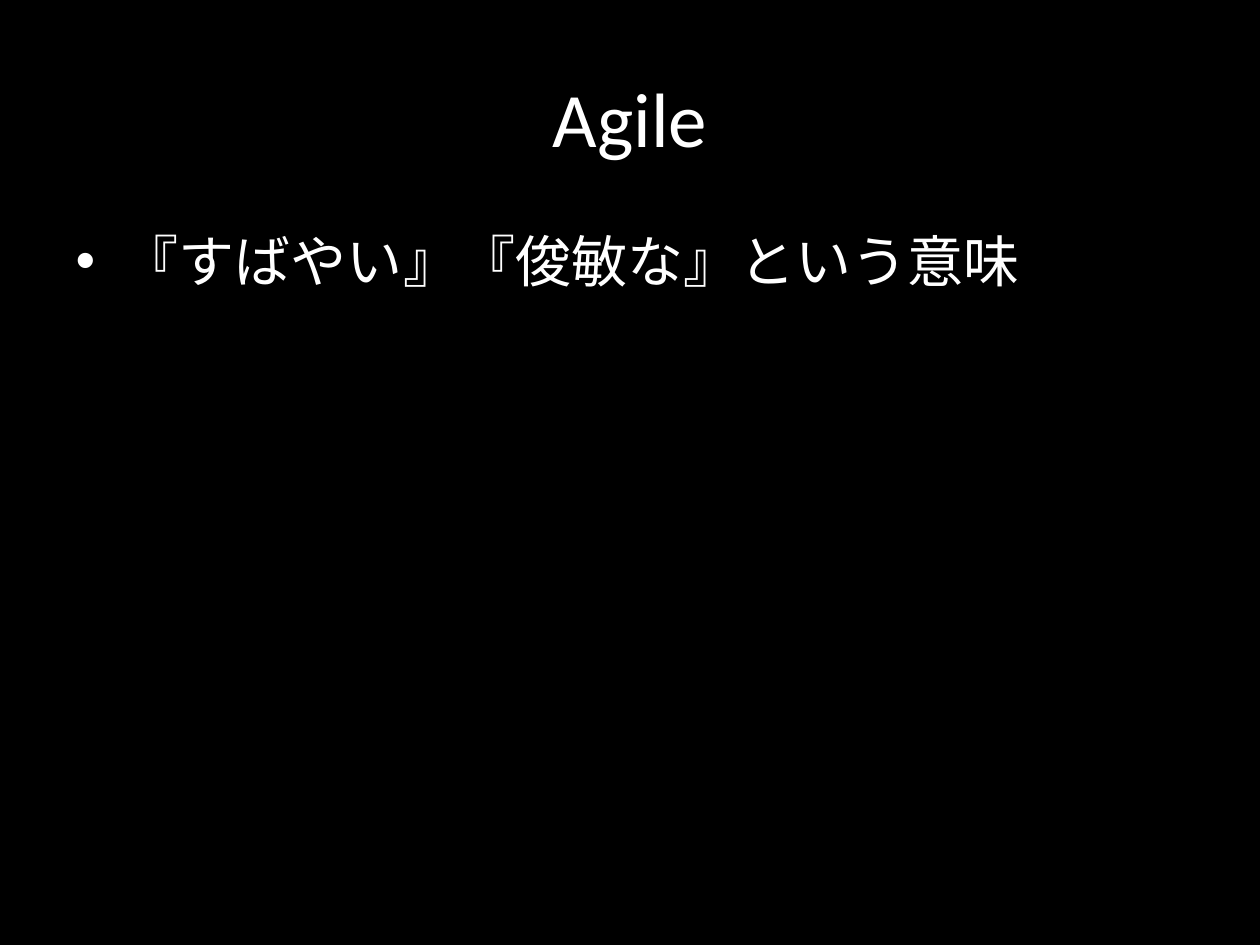
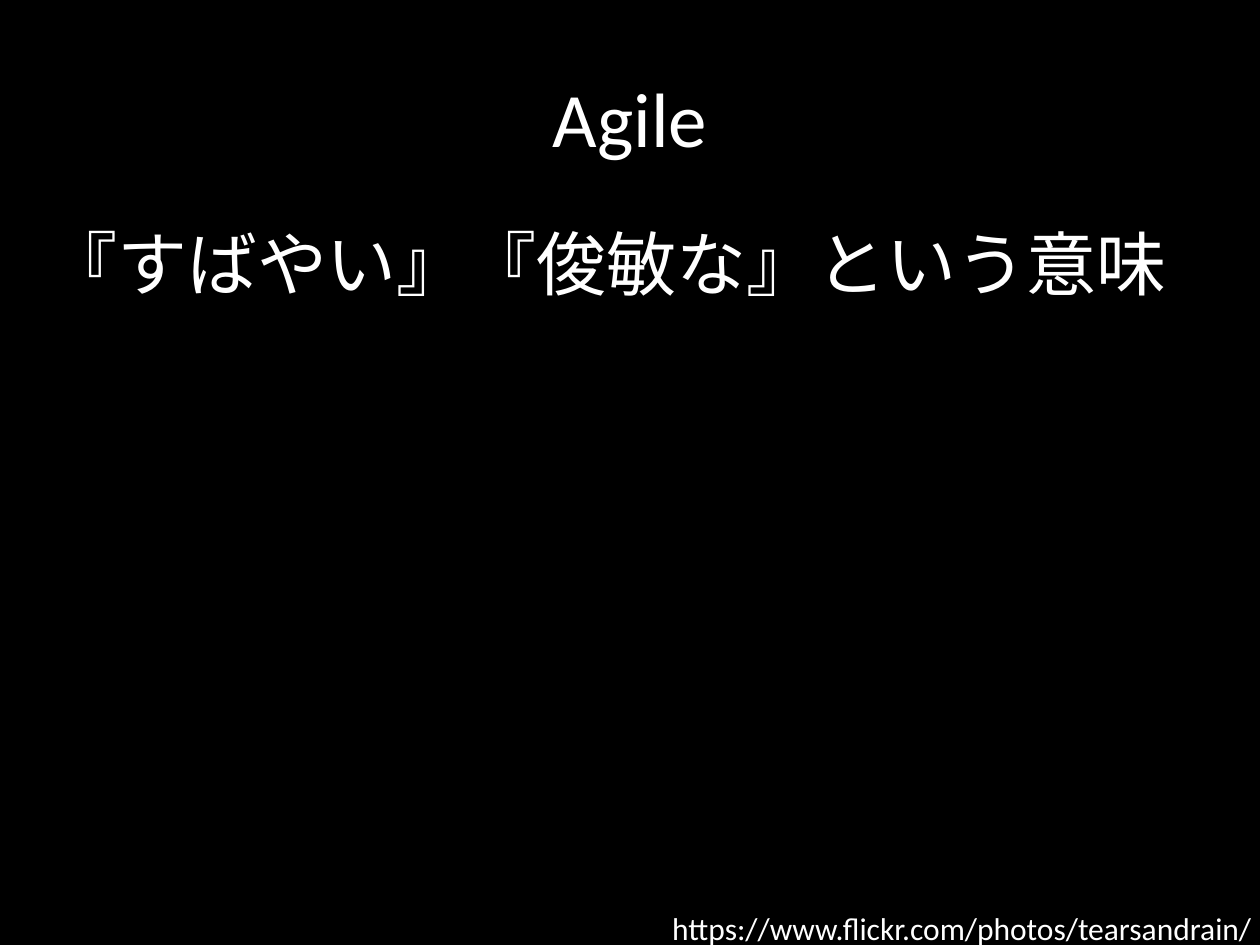
Before and after one commit to citrus1981/document, a slide deck: slide 10 of agile.pptx (slide 13 before the commit). Drawn at 1260x945 pixels with LibreOffice and Linux fonts; fonts in the diff are those of the drawing; background and template pictures are left out. Boxes give left, top, right and bottom in pixels: in the first picture for what was removed or moved away, otherwise in the second. Text is boxed around its words. In the diff, an @@ line names an element or a change of style, - is before the commit and + after.

```diff
--- a/agile.pptx
+++ b/agile.pptx
@@ text "『すばやい』『俊敏な』という意味" moved from (x1=123, y1=234, x2=1019, y2=287) to (x1=47, y1=230, x2=1166, y2=296) @@
@@ text "『すばやい』『俊敏な』という意味" at (x1=47, y1=230, x2=1166, y2=296): size 32 to 40 pt; bullet • to none; more space between paragraphs @@
@@ text added at (x1=672, y1=918, x2=1251, y2=945), 18 pt, text #FFFFFF @@
+https://www.flickr.com/photos/tearsandrain/
```
Also in this commit, not shown: 6 other slides changed, 4 slides added, 6 slides removed.
